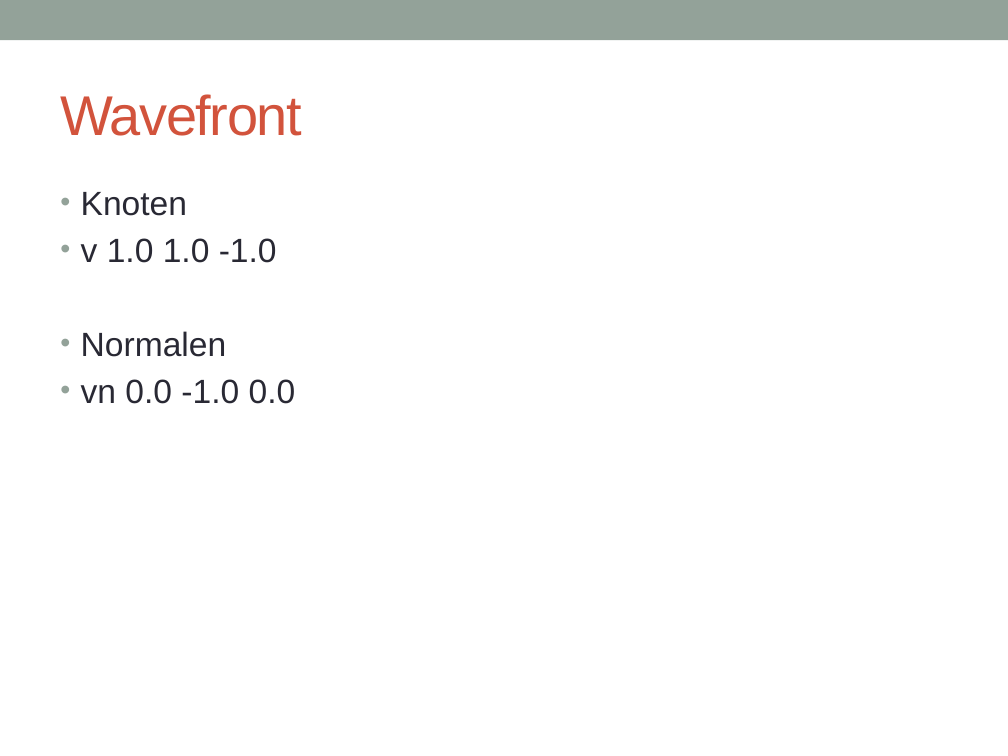
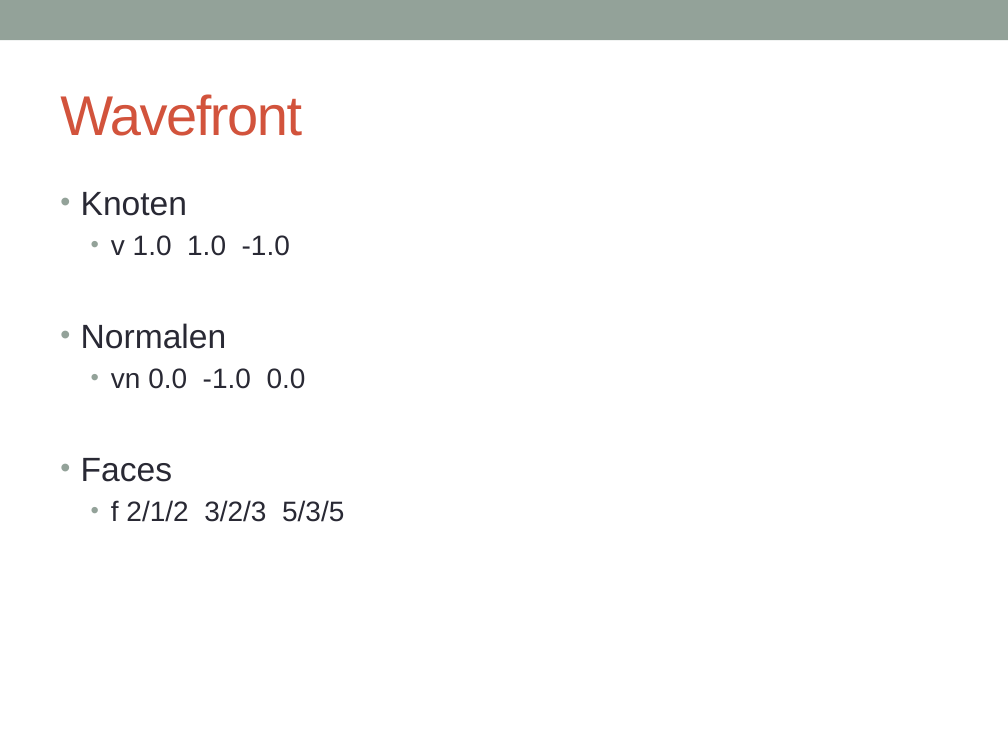
Before and after one commit to joe1990/OpenGl3DModelViewer, a slide deck: slide 4 of präsi-projekt-obj-geom.pptx. Drawn at 1008x756 pixels with LibreOffice and Linux fonts; fonts in the diff are those of the drawing. Boxes give left, top, right and bottom in pixels: in the first picture for what was removed or moved away, otherwise in the second. Text is boxed around its words. In the diff, an @@ line names an element or a change of style, - is before the commit and + after.

Commit message:
präsi

```diff
--- a/präsi-projekt-obj-geom.pptx
+++ b/präsi-projekt-obj-geom.pptx
@@ text at (x1=111, y1=235, x2=306, y2=389): size 24 to 20 pt in "v 1.0 1.0 -1.0", "vn 0.0 -1.0 0.0"; list level 1 to 2 in "v 1.0 1.0 -1.0"; list level 1 to 2 in "vn 0.0 -1.0 0.0" @@
@@ text at (x1=81, y1=458, x2=344, y2=522): paragraphs added @@
+• Faces
+  • f 2/1/2 3/2/3 5/3/5
```
